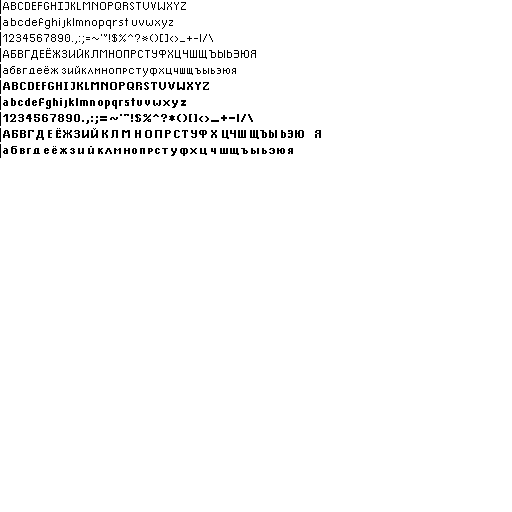
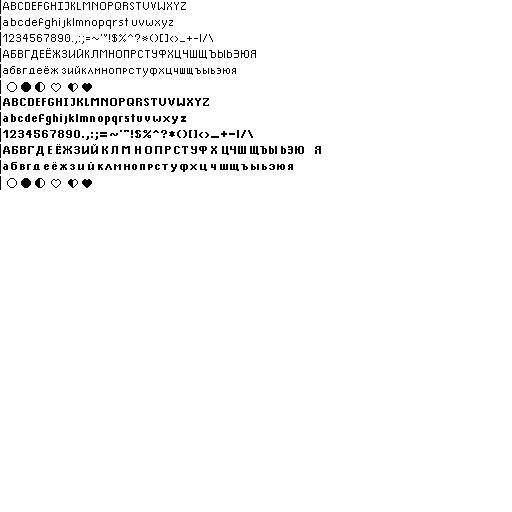
Two versions of the same layered image (512 × 512). Layer-by-layer changes:
painted on "Background" over [0, 82, 321, 190]
